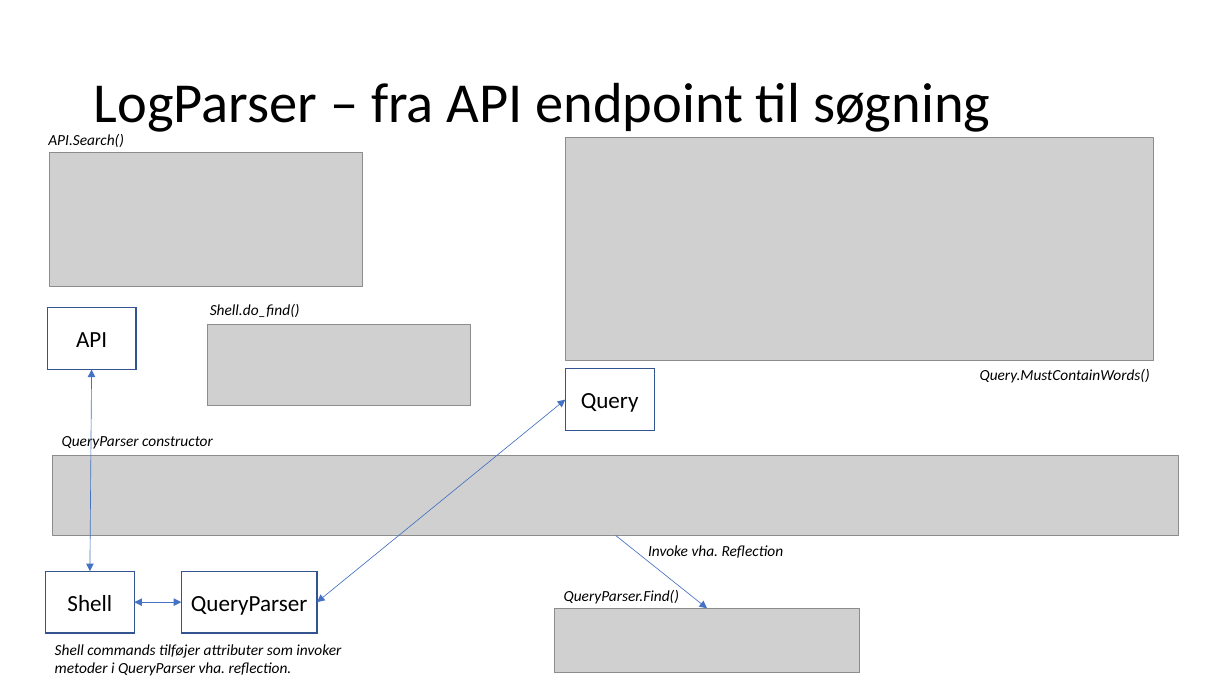
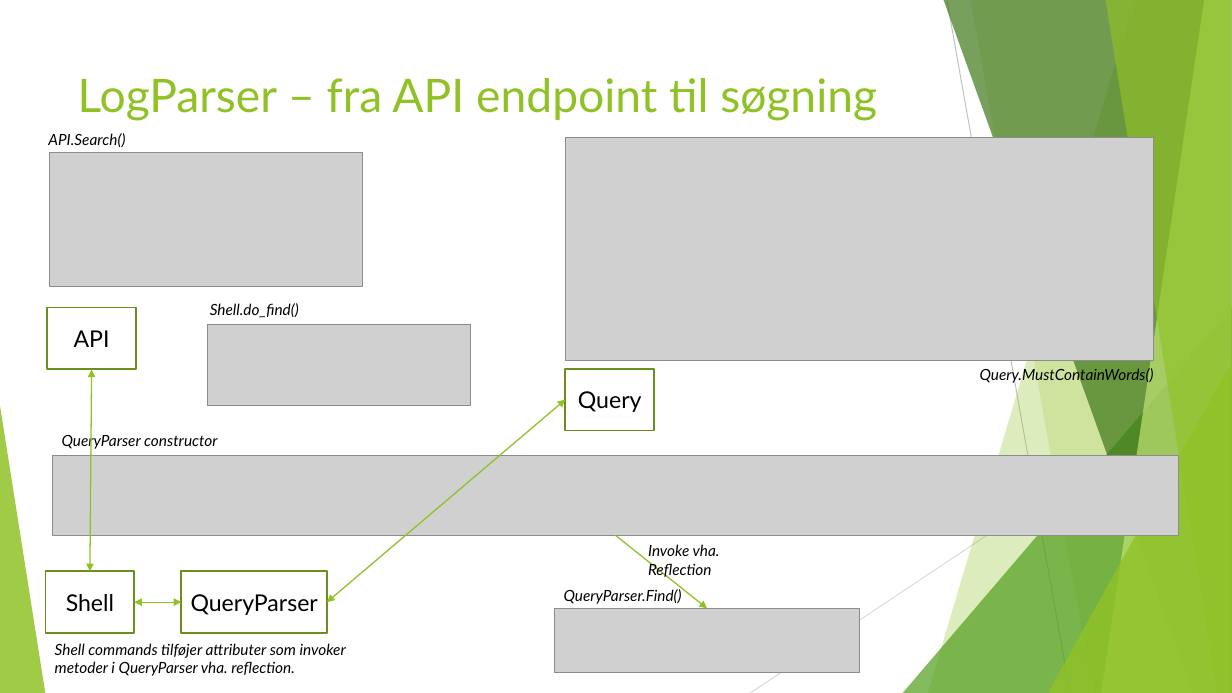
Before and after one commit to FaderVader/CPH_Afgangsprojekt_2022, a slide deck: slide 15 of LogSearcher.pptx (slide 14 before the commit). Drawn at 1232x693 pixels with LibreOffice and Linux fonts; fonts in the diff are those of the drawing; grey boxes stand for pictures. Boxes give left, top, right and bottom in pixels: in the first picture for what was removed or moved away, otherwise in the second. Text is boxed around its words. In the diff, an @@ line names an element or a change of style, - is before the commit and + after.

```diff
--- a/LogSearcher.pptx
+++ b/LogSearcher.pptx
@@ title "LogParser – fra API endpoint ...": place and size @@
-title "LogParser – fra API endpoint ..." at <box>94,82,990,135</box>
+title "LogParser – fra API endpoint ..." at <box>78,78,877,121</box>
@@ title "LogParser – fra API endpoint ..." at <box>78,78,877,121</box>: size 44 to 36 pt, font Calibri to Lato, text colour #000000 to #90C226; line spacing 0.9 to 1; vertical alignment middle to top @@
@@ double arrow (91, 370) - (90, 571): stroke #4472C4 0.5 pt to #90C226 1 pt @@
@@ group added at <box>0,0,1232,693</box>: 5 freeform shapes, 3 triangles, 2 lines @@
@@ double arrow moved from (317, 603) - (566, 399) to (327, 603) - (566, 399) @@
@@ double arrow (327, 603) - (566, 399): stroke #4472C4 0.5 pt to #90C226 1 pt @@
@@ arrow (616, 536) - (707, 608): stroke #4472C4 0.5 pt to #90C226 1 pt @@
@@ font Calibri to Lato; outline #325491 1 pt to #6B901C 1.5 pt in 4 elements at <box>45,571,134,633</box>, <box>566,369,654,431</box>, <box>47,308,136,370</box>, <box>181,571,327,633</box> @@
@@ rectangle "QueryParser": place and size @@
-rectangle "QueryParser" at <box>181,571,317,633</box>
+rectangle "QueryParser" at <box>181,571,327,633</box>
@@ double arrow (134, 603) - (181, 603): stroke #4472C4 0.5 pt to #90C226 1 pt @@
@@ font Calibri to Lato in 7 elements at <box>62,432,217,449</box>, <box>564,588,682,604</box>, <box>48,133,125,147</box>, <box>210,303,299,318</box>, <box>648,544,720,578</box>, <box>980,366,1154,383</box>, <box>55,643,346,676</box> @@
```
Also in this commit, not shown: 17 other slides changed, 1 slide added, 1 other file.
